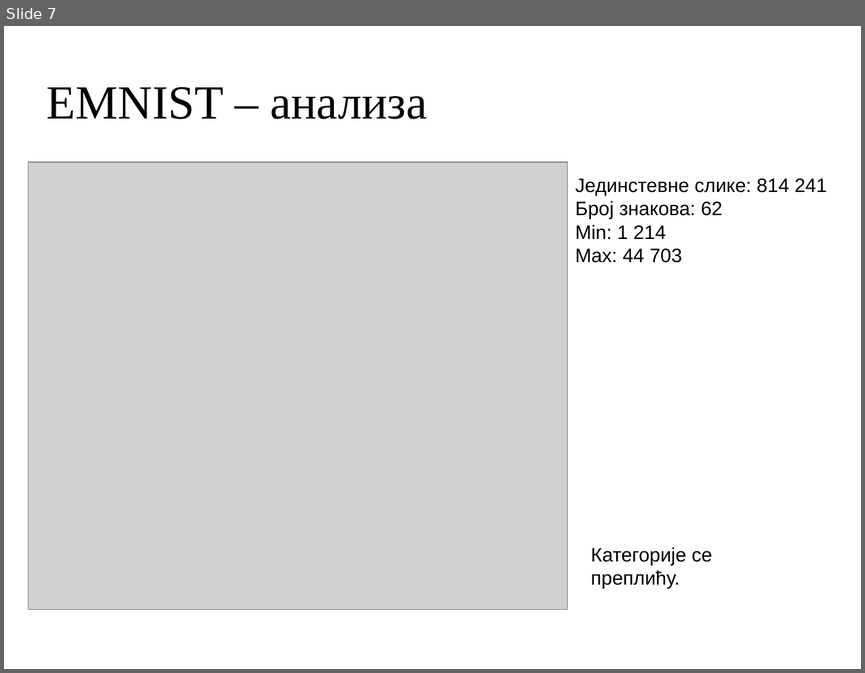
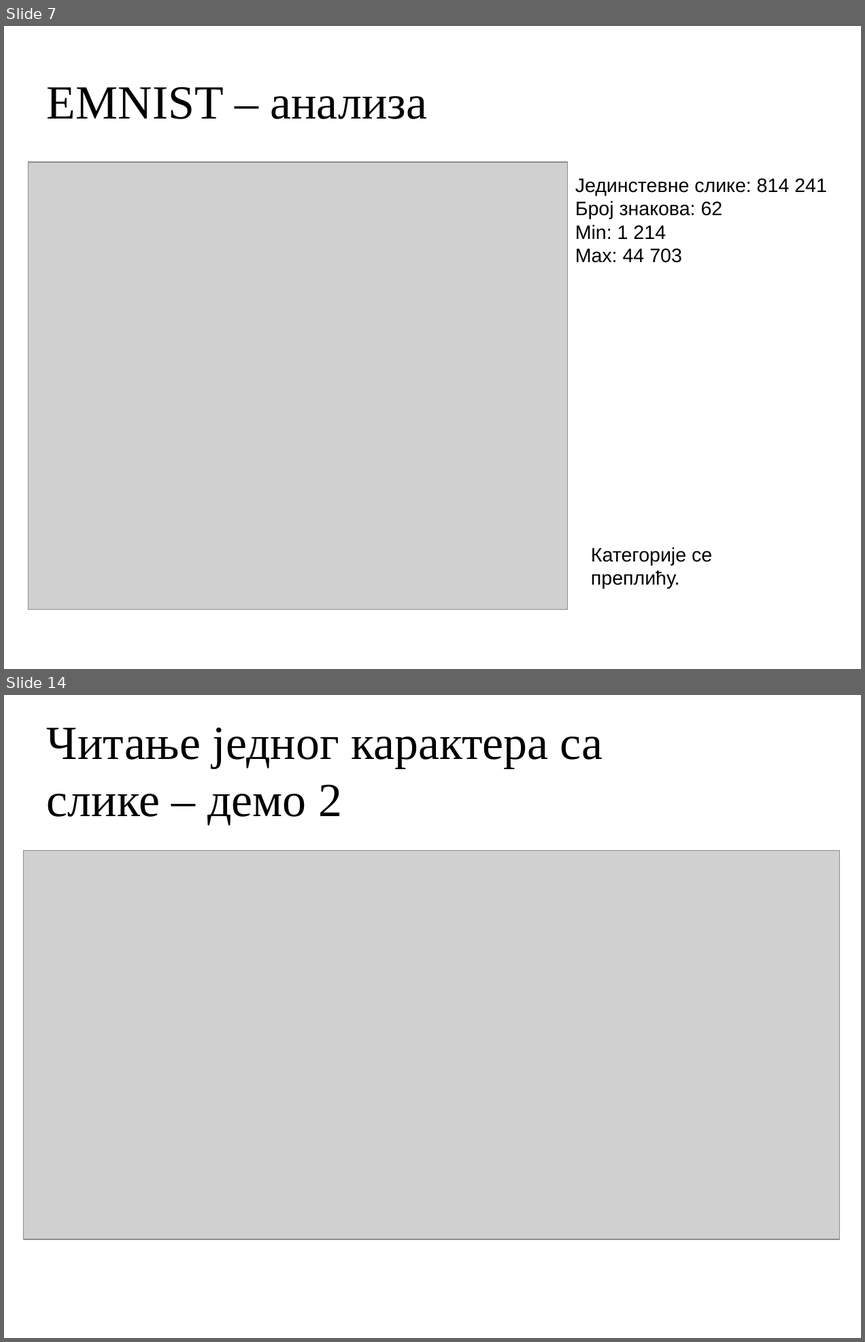
Before and after one commit to MihailoVukorep/mitnop_proj, a slide deck: docs/presentation.odp. Shown one above the other, each under a label of ours: slide 7 before the commit, slides 7 and 14 after it; the slides between them are not shown. The pictures are 865x673 and 865x1342 pixels, drawn with LibreOffice and Linux fonts; fonts in the diff are those of the drawing; grey boxes stand for pictures; background and template pictures are left out. Boxes give left, top, right and bottom in pixels: in the first picture for what was removed or moved away, otherwise in the second. Text is boxed around its words. In the diff, an @@ line names an element or a change of style, - is before the commit and + after.

```diff
--- a/docs/presentation.odp
+++ b/docs/presentation.odp
@@ slide 14 added at <box>4,695,861,1338</box>, background picture (left out) @@
@@ title added at <box>47,727,603,825</box>, 44 pt, text #000000 @@
+Читање једног карактера са слике – демо 2
@@ picture added at <box>24,851,840,1239</box> @@
```
Also in this commit, not shown: 3 slides changed, 9 other slides added, 7 slides removed, 3 other files.
